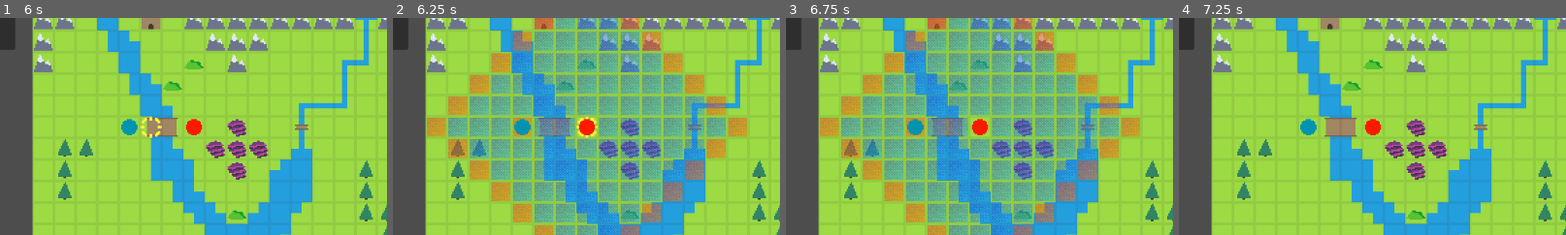
Above: before the commit, frames 1-4 (left to right).
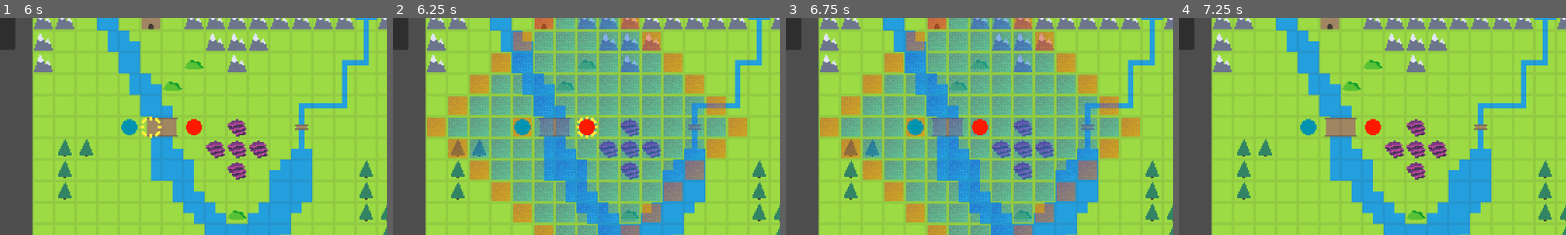
Above: after the commit, the same moments.

Repository: Kibibibit/chickenwarrior
Game: Godot game, scene res://src/scenes/main/main.tscn
Two runs of this game, one before a commit and one after it. Both use one fixed random seed, a clock stepped at 60 frames per second and the inputs below.
Inputs (mouse positions are % of the whole screen's width and height, from its top left):
- Up to frame 1 (6 s): tap Enter (ui_accept) at 0.5, 0.77, 1.25, 1.52, 2, 2.75, 3.02, 3.5, 3.77, 4.25, 4.52 s; move the mouse to (72, 45) at 0.52 s; hold Right (ui_right) 0.53-1.28 s; click (72, 45) at 0.67 s; move the mouse to (30, 55) at 1.27 s; hold Down (ui_down) 1.28-2.03 s; move the mouse to (60, 28) at 2.02 s; hold Right (ui_right) 2.03-2.78 s; move the mouse to (45, 70) at 2.77 s; hold Up (ui_up) 2.78-3.53 s; click (45, 70) at 2.92 s; move the mouse to (80, 65) at 3.52 s; hold Left (ui_left) 3.53-5.03 s; move the mouse to (20, 35) at 4.27 s; move the mouse to (55, 50) at 5.02 s; hold Down (ui_down) 5.03-5.78 s; click (55, 50) at 5.17 s; move the mouse to (35, 25) at 5.77 s; hold Right (ui_right) from 5.78 s (still down)
- Up to frame 2 (6.25 s): keep holding Right (ui_right); tap Enter (ui_accept) at 6.02 s
- Up to frame 3 (6.75 s): move the mouse to (72, 45) at 6.52 s; release Right (ui_right) at 6.53 s; hold Up (ui_up) from 6.53 s (still down)
- Up to frame 4 (7.25 s): keep holding Up (ui_up); tap Enter (ui_accept) at 6.77 s
The pictures show only the part of the screen within x 18-68%, y 3-53%; the shares and areas given below are measured in that part.

Frame 1 is identical in both runs. In frame 2, less than 0.1% of the frame differs, in the area x 47-53%, y 45-55%; in frame 3, 0.2%; in frame 4, nothing differs.

Commit message:
You can now get a unit to do an action without moving

Diff:
--- a/resources/vocations/soldier.tres
+++ b/resources/vocations/soldier.tres
@@ -30,19 +30,3 @@
 "stat_speed": 0,
 "stat_strength": 0
 }
-hp = 20
-strength = 8
-magic = 3
-dexterity = 5
-speed = 6
-luck = 4
-defence = 5
-resistance = 2
-hp_growth = 10
-strength_growth = 0
-magic_growth = 0
-dexterity_growth = 5
-speed_growth = 0
-luck_growth = 0
-defence_growth = 0
-resistance_growth = -5
--- a/src/scenes/battle_scene/battle_scene.gd
+++ b/src/scenes/battle_scene/battle_scene.gd
@@ -157,6 +157,8 @@
 		unit.path_to(arrows.path)
 		cursor.can_move = false
 		battle_state = STATE_PLAYER_UNIT_MOVED
+		if (unit.tile == cursor.tile):
+			_unit_move_finished(unit)
 
 
 func _unit_move_finished(unit: Unit) -> void:
--- a/src/scripts/objects/tile_highlight.gd
+++ b/src/scripts/objects/tile_highlight.gd
@@ -14,7 +14,7 @@
 	var cost_map: Dictionary = {
 		unit.tile: 0
 	}
-	var out: Array[Vector2i] = []
+	var out: Array[Vector2i] = [unit.tile]
 	var stack: Array[Vector2i] = [unit.tile]
 
 	while (not stack.is_empty()):
@@ -23,7 +23,6 @@
 
 		if (cost_to_current <= unit.get_movement()):
 			if (
-				current != unit.tile and
 				not current in out and
 				not current in unit_positions
 			):
